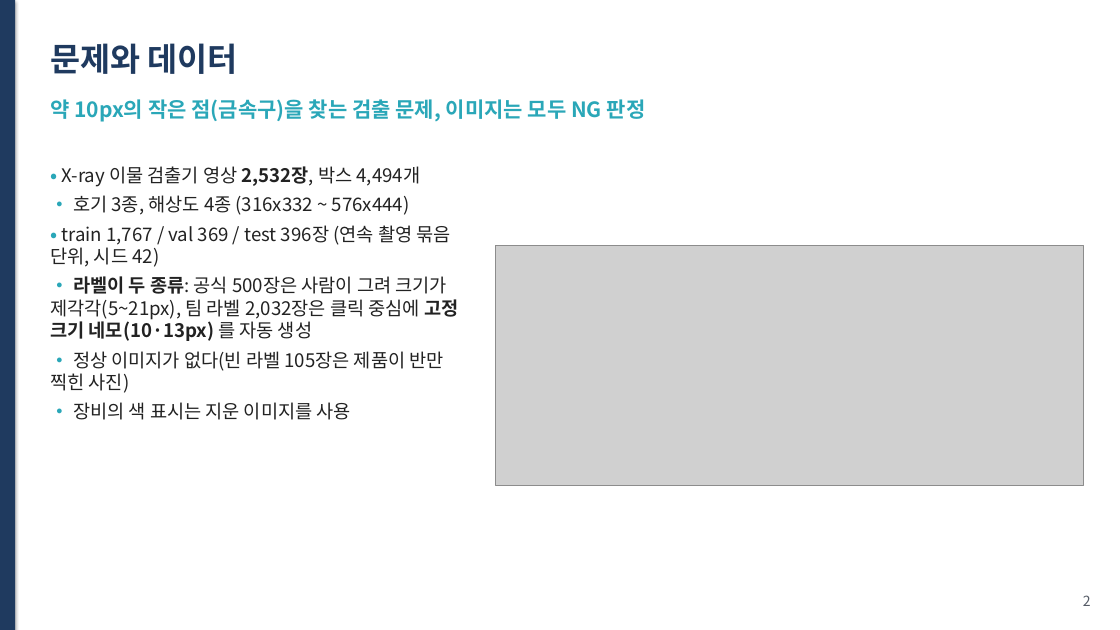
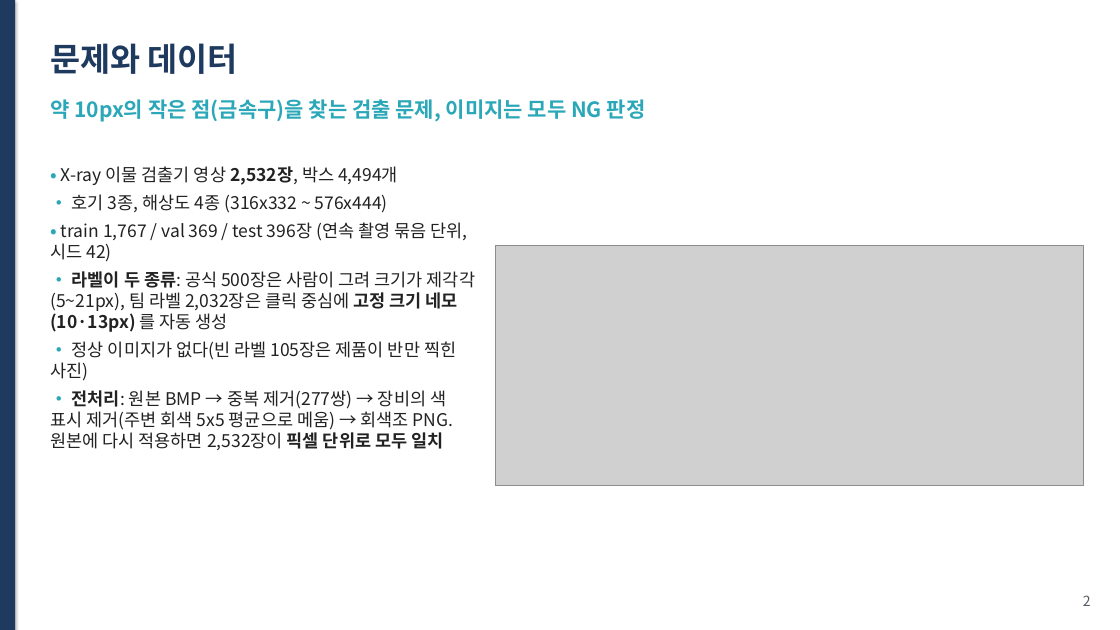
Before and after one commit to hmy7788/kamp_xray_detection, a slide deck: slide 2 of ppt/presentation.pptx. Drawn at 1120x630 pixels with LibreOffice and Linux fonts; fonts in the diff are those of the drawing; grey boxes stand for pictures. Boxes give left, top, right and bottom in pixels: in the first picture for what was removed or moved away, otherwise in the second. Text is boxed around its words. In the diff, an @@ line names an element or a change of style, - is before the commit and + after.

```diff
--- a/ppt/presentation.pptx
+++ b/ppt/presentation.pptx
@@ text at [50,166,475,381]: size 16 to 15 pt in "• X-ray 이물 검출기 영상 2,532장, 박스 ...", "• 호기 3종, 해상도 4종 (316x332 ~ ...", "• train 1,767 / val 369 / ...", "• 라벨이 두 종류: 공식 500장은 사람이 ..." and 1 more places @@
@@ text at [50,390,454,450]: text changed; size 16 to 15 pt @@
-• 장비의 색 표시는 지운 이미지를 사용
+• 전처리: 원본 BMP → 중복 제거(277쌍) → 장비의 색 표시 제거(주변 회색 5x5 평균으로 메움) → 회색조 PNG. 원본에 다시 적용하면 2,532장이 픽셀 단위로 모두 일치
```
Also in this commit, not shown: 1 other slide changed, 11 other files.
